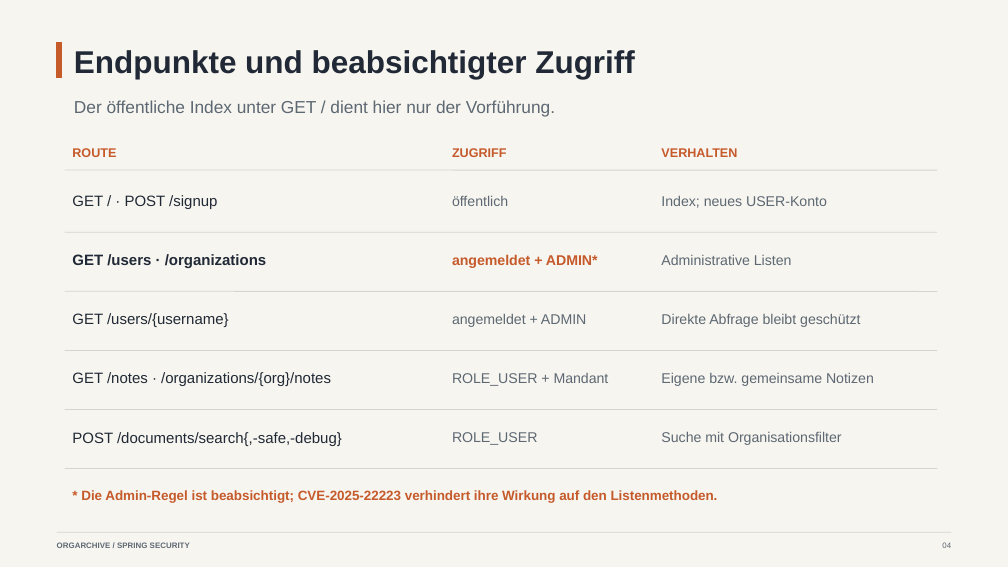
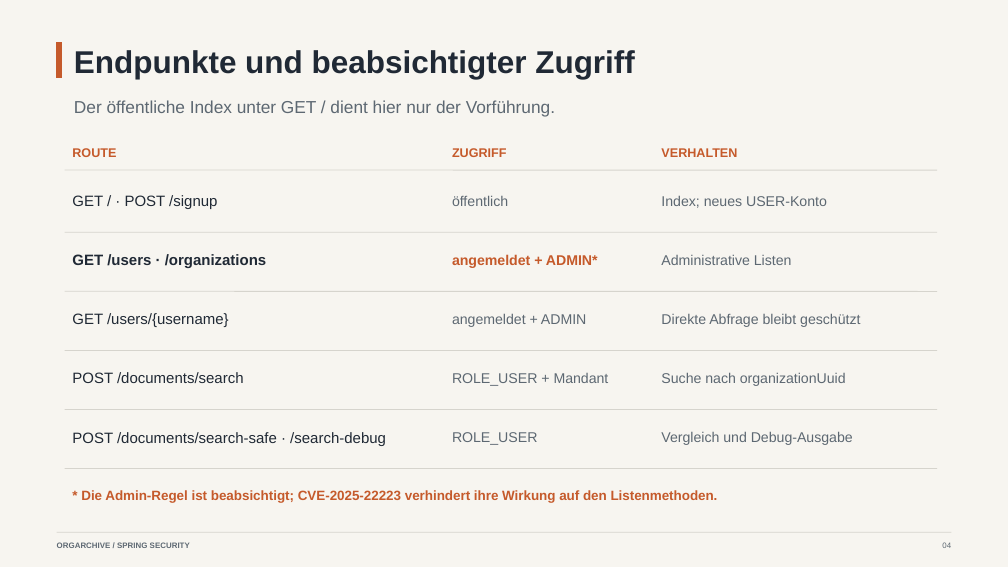
Before and after one commit to andrey94308/spring-came-to-the-party, a slide deck: slide 4 of presentation/spring_knowledge_sharing_editable_orgarchive.pptx. Drawn at 1008x567 pixels with LibreOffice and Linux fonts; fonts in the diff are those of the drawing. Boxes give left, top, right and bottom in pixels: in the first picture for what was removed or moved away, otherwise in the second. Text is boxed around its words. In the diff, an @@ line names an element or a change of style, - is before the commit and + after.

```diff
--- a/presentation/spring_knowledge_sharing_editable_orgarchive.pptx
+++ b/presentation/spring_knowledge_sharing_editable_orgarchive.pptx
@@ text at (72, 372, 244, 383): text changed @@
-GET /notes · /organizations/{org}/notes
+POST /documents/search
@@ text at (661, 372, 846, 386): text changed @@
-Eigene bzw. gemeinsame Notizen
+Suche nach organizationUuid
@@ text at (72, 432, 386, 446): text changed @@
-POST /documents/search{,-safe,-debug}
+POST /documents/search-safe · /search-debug
@@ text at (661, 431, 853, 445): text changed @@
-Suche mit Organisationsfilter
+Vergleich und Debug-Ausgabe
```
Also in this commit, not shown: 3 other slides changed, 23 other files.
